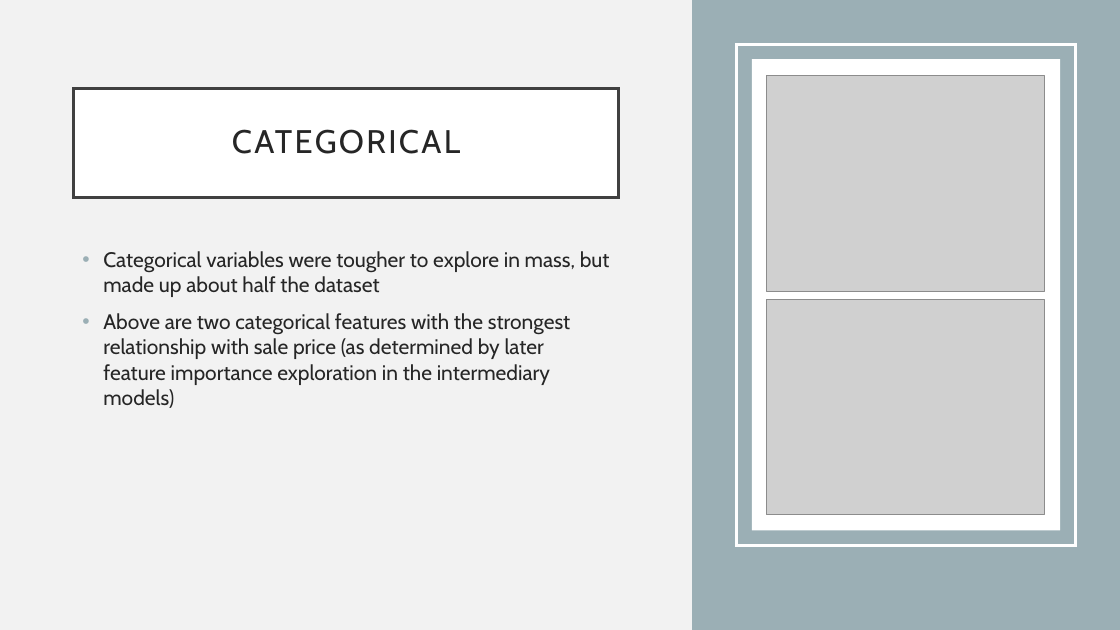
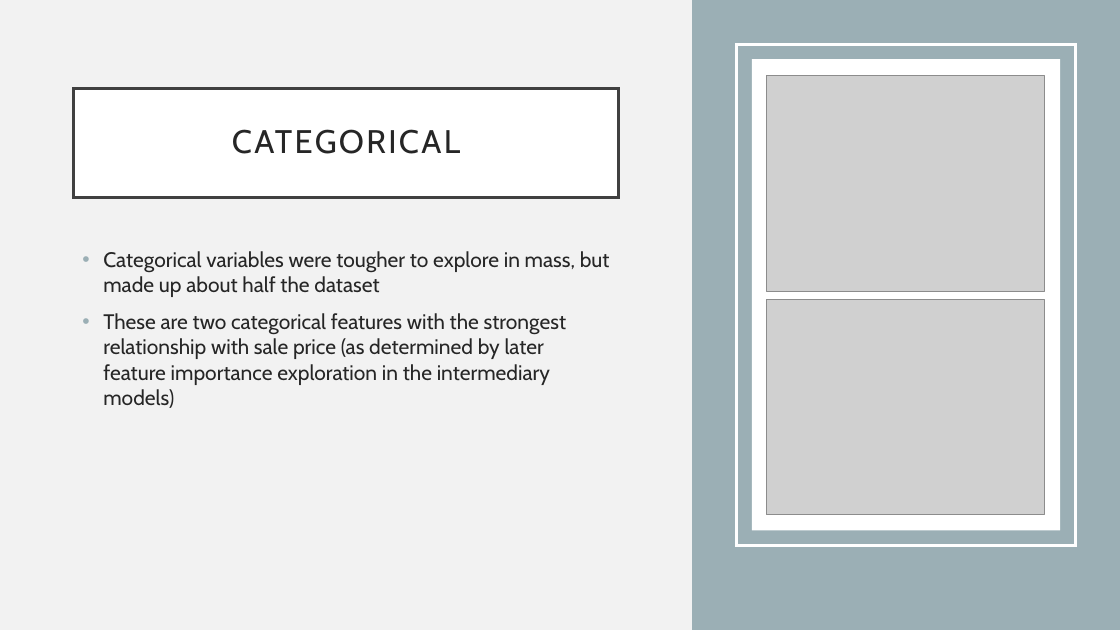
Before and after one commit to bbotzheim/ML_Kaggle_Competition_House_Prices, a slide deck: slide 7 of Project_Presentation.pptx. Drawn at 1120x630 pixels with LibreOffice and Linux fonts; fonts in the diff are those of the drawing; grey boxes stand for pictures. Boxes give left, top, right and bottom in pixels: in the first picture for what was removed or moved away, otherwise in the second. Text is boxed around its words. In the diff, an @@ line names an element or a change of style, - is before the commit and + after.

```diff
--- a/Project_Presentation.pptx
+++ b/Project_Presentation.pptx
@@ text at (103,313,566,408): text changed @@
-• Above are two categorical features with the strongest relationship with sale price (as determined by later feature importance exploration in the intermediary models)
+• These are two categorical features with the strongest relationship with sale price (as determined by later feature importance exploration in the intermediary models)
```
Also in this commit, not shown: 5 other slides changed, 1 other file.
